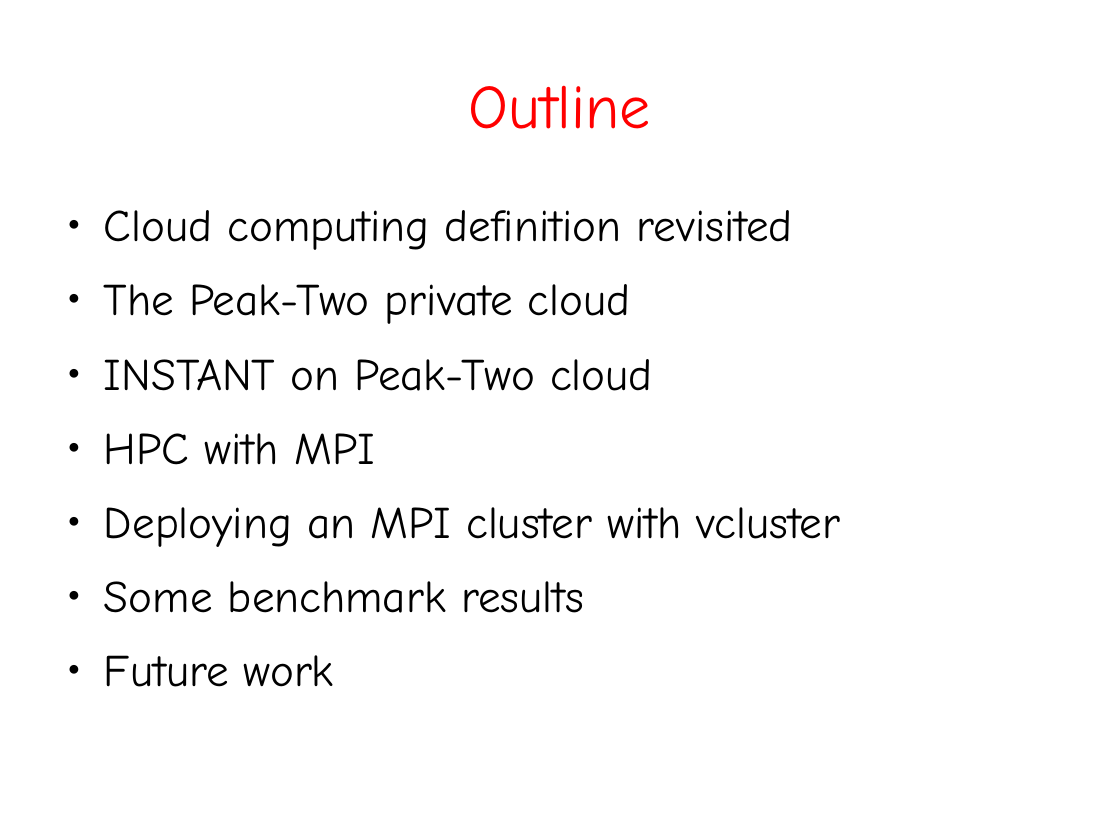
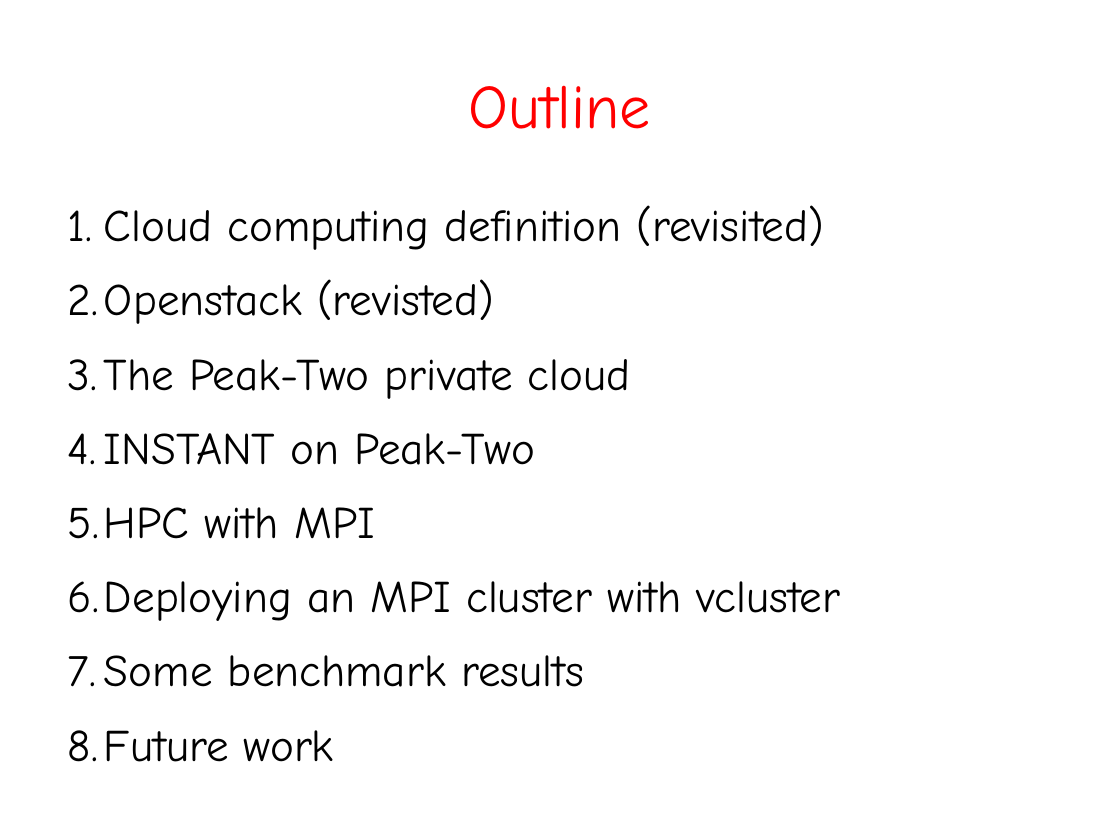
Before and after one commit to aanovelo/cmsc-137-ab5l-project, a slide deck: slide 2 of jach-phd/seminars/CMSC399-2-slides.odp. Drawn at 1120x840 pixels with LibreOffice and Linux fonts; fonts in the diff are those of the drawing. Boxes give left, top, right and bottom in pixels: in the first picture for what was removed or moved away, otherwise in the second. Text is boxed around its words. In the diff, an @@ line names an element or a change of style, - is before the commit and + after.

```diff
--- a/jach-phd/seminars/CMSC399-2-slides.odp
+++ b/jach-phd/seminars/CMSC399-2-slides.odp
@@ text at <box>104,205,824,324</box>: text changed @@
-● Cloud computing definition revisited
+1. Cloud computing definition (revisited)
+2. Openstack (revisted)
@@ text at <box>104,359,840,762</box>: bullet ● to 1. @@
@@ text at <box>104,433,535,465</box>: text changed @@
-● INSTANT on Peak-Two cloud
+4. INSTANT on Peak-Two
```
Also in this commit, not shown: 2 other slides changed.
